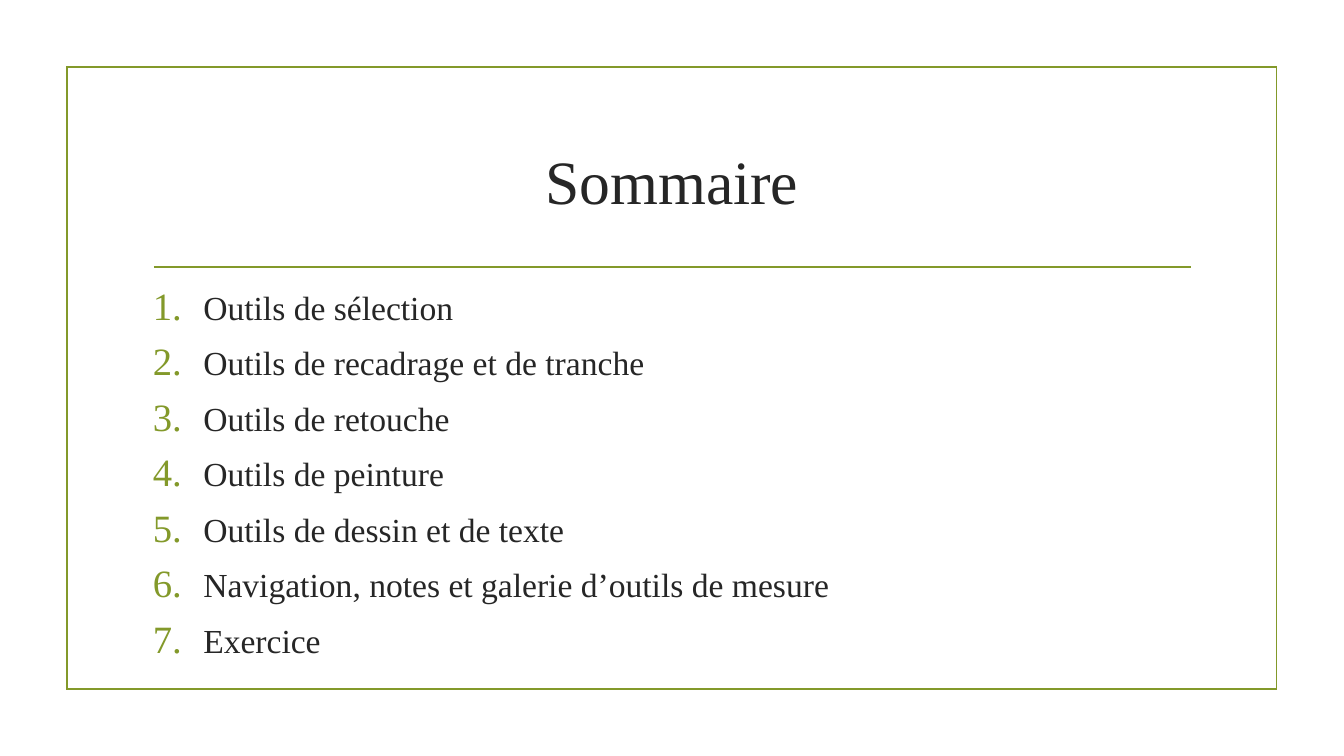
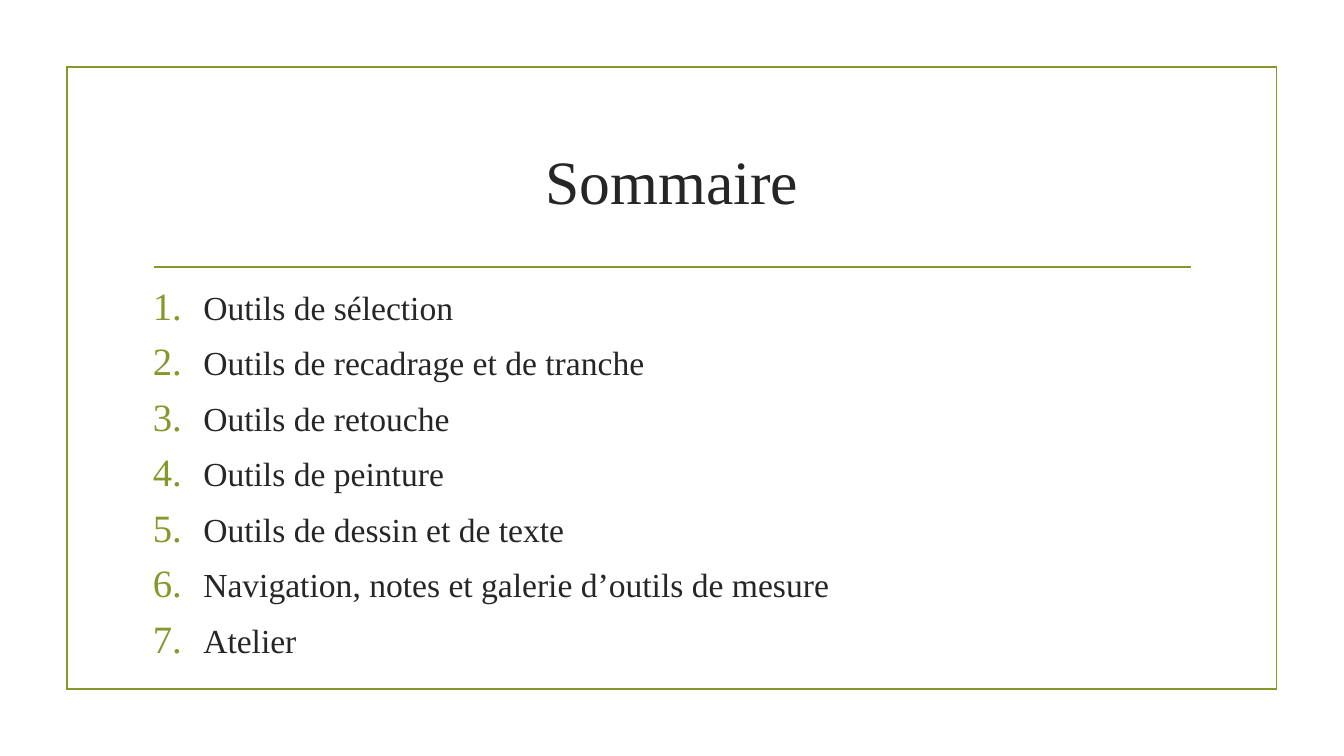
Before and after one commit to lasridouae/Photoshop-Web-Design, a slide deck: slide 2 of 1. Présentation des outils Photoshop/Présentation des outils Photoshop.pptx. Drawn at 1344x756 pixels with LibreOffice and Linux fonts; fonts in the diff are those of the drawing; background and template pictures are left out. Boxes give left, top, right and bottom in pixels: in the first picture for what was removed or moved away, otherwise in the second. Text is boxed around its words. In the diff, an @@ line names an element or a change of style, - is before the commit and + after.

```diff
--- a/1. Présentation des outils Photoshop/Présentation des outils Photoshop.pptx
+++ b/1. Présentation des outils Photoshop/Présentation des outils Photoshop.pptx
@@ text at [203,629,296,654]: text changed @@
-7. Exercice
+7. Atelier
```
Also in this commit, not shown: 1 other slide changed, 1 other file.
